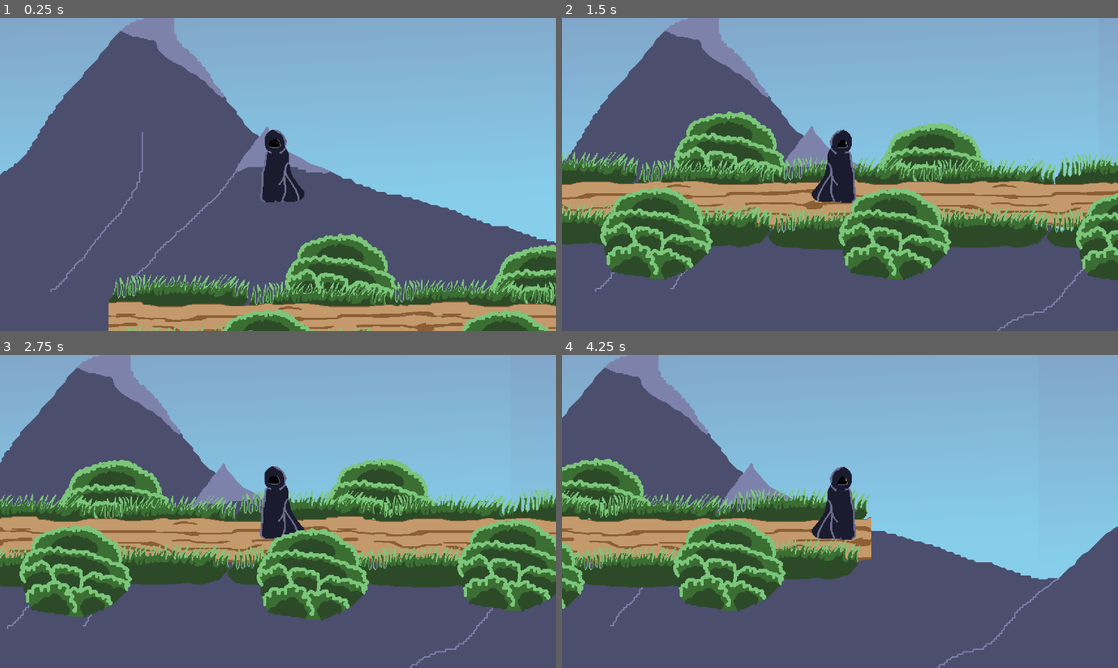
Above: before the commit, frames 1-4 (two rows, left to right).
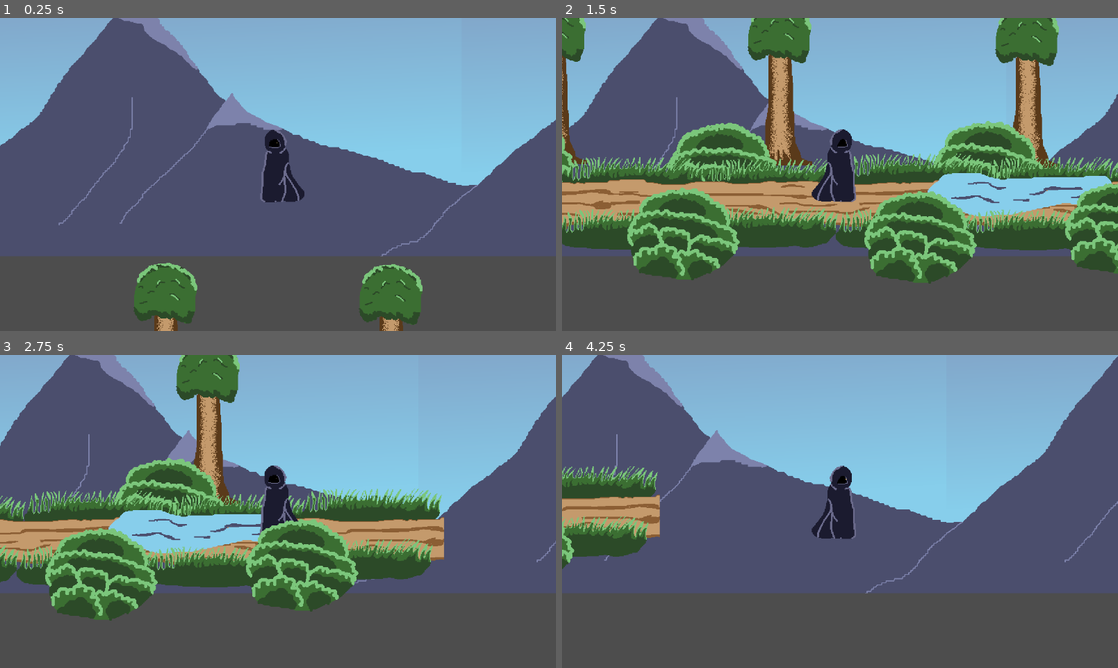
Above: after the commit, the same moments.

Repository: macmist/incremental-game
Game: Godot game, scene res://Scenes/Forest.tscn
Same seed, same stepped clock (60 frames per second), same inputs: the game is played once before the commit and once after it. This scene is started directly instead of the project's main scene.
Inputs (mouse positions are in pixels of both pictures, inside the frame that each line leads up to):
- Up to frame 1 (0.25 s): no input
- Up to frame 2 (1.5 s): tap Enter (ui_accept) at 0.5 s; move the mouse to (962, 158) at 0.52 s; hold Right (move_right) from 0.53 s (still down); tap E (attack, bound only after the commit) at 0.6, 1.35 s; click (962, 158) at 0.67 s; tap Space (jump) at 0.77 s; move the mouse to (728, 190) at 1.27 s
- Up to frame 3 (2.75 s): tap Space (jump) at 1.52 s; move the mouse to (333, 442) at 2.02 s; release Right (move_right) at 2.03 s; hold Left (move_left) from 2.03 s (still down); tap E (attack, bound only after the commit) at 2.1 s
- Up to frame 4 (4.25 s): move the mouse to (812, 574) at 2.77 s; release Left (move_left) at 2.78 s; hold Right (move_right) from 2.78 s (still down); tap E (attack, bound only after the commit) at 2.85, 3.6 s; click (812, 574) at 2.92 s; tap Space (jump) at 3.02, 3.77 s; move the mouse to (1006, 558) at 3.52 s

The runs differ from the first frame. In frame 1, 35% of the frame differs, in the area x 0-100%, y 0-100%; in frame 2, 57%; in frame 3, 57%; in frame 4, 55%.

Commit message:
feat: beginning of attack animation

Diff:
--- a/Components/animation_component.gd
+++ b/Components/animation_component.gd
@@ -6,3 +6,8 @@
 
 func handle_horiziontal_direction(h_direction: float) -> void:
 	anim_tree["parameters/Idle/blend_position"] = Vector2(h_direction, 0)
+	anim_tree["parameters/Attack/blend_position"] = h_direction
+
+
+func handle_attack(is_attacking: bool, stopped_attacking: bool) -> void:
+	anim_tree["parameters/conditions/is_attacking"] = is_attacking
--- a/Scenes/Forest.tscn
+++ b/Scenes/Forest.tscn
@@ -1,7 +1,9 @@
-[gd_scene load_steps=6 format=3 uid="uid://bc2ydvv21y42o"]
+[gd_scene load_steps=8 format=3 uid="uid://bc2ydvv21y42o"]
 
 [ext_resource type="PackedScene" uid="uid://doe7ejy1idhrw" path="res://player.tscn" id="1_7e4re"]
+[ext_resource type="Texture2D" uid="uid://42cvyaxwedl5" path="res://Images/tree_tall.png" id="5_e10a6"]
 [ext_resource type="Texture2D" uid="uid://dg2gsj5ufsa3x" path="res://Images/sky.png" id="5_fvlnb"]
+[ext_resource type="Texture2D" uid="uid://531il458pmca" path="res://Images/water.png" id="6_j0bhc"]
 [ext_resource type="PackedScene" uid="uid://b2ejd8at1k3r3" path="res://Components/path.tscn" id="8_bgp1i"]
 [ext_resource type="Texture2D" uid="uid://lpsaka7wj4hr" path="res://Images/long-grass.png" id="9_ykrtj"]
 [ext_resource type="Texture2D" uid="uid://b4tccnk6nbfij" path="res://Images/Bush.png" id="10_okivm"]
@@ -11,6 +13,7 @@
 [node name="Player" parent="." instance=ExtResource("1_7e4re")]
 
 [node name="Path" type="Marker2D" parent="."]
+position = Vector2(-325, 214)
 
 [node name="Path2" parent="Path" instance=ExtResource("8_bgp1i")]
 position = Vector2(-10, 267)
@@ -26,6 +29,7 @@
 
 [node name="Back" type="Marker2D" parent="."]
 z_index = -2
+position = Vector2(-325, 214)
 
 [node name="Long-grass" type="Sprite2D" parent="Back"]
 position = Vector2(-151, 218)
@@ -76,8 +80,27 @@
 position = Vector2(819, 210)
 texture = ExtResource("10_okivm")
 
+[node name="TreeTall" type="Sprite2D" parent="Back"]
+z_index = -2
+position = Vector2(152, 80)
+scale = Vector2(1, 1)
+texture = ExtResource("5_e10a6")
+
+[node name="TreeTall2" type="Sprite2D" parent="Back"]
+z_index = -2
+position = Vector2(498, 82)
+scale = Vector2(1, 1)
+texture = ExtResource("5_e10a6")
+
+[node name="TreeTall3" type="Sprite2D" parent="Back"]
+z_index = -2
+position = Vector2(878, 86)
+scale = Vector2(1, 1)
+texture = ExtResource("5_e10a6")
+
 [node name="Front" type="Marker2D" parent="."]
 z_index = 2
+position = Vector2(-325, 214)
 
 [node name="Long-grass" type="Sprite2D" parent="Front"]
 position = Vector2(-158, 297)
@@ -128,15 +151,22 @@
 position = Vector2(714, 317)
 texture = ExtResource("10_okivm")
 
+[node name="Water" type="Sprite2D" parent="."]
+position = Vector2(544, 466)
+texture = ExtResource("6_j0bhc")
+
 [node name="ParallaxBackground" type="ParallaxBackground" parent="."]
 follow_viewport_enabled = true
 
 [node name="Parallax2D" type="Parallax2D" parent="ParallaxBackground"]
+scale = Vector2(0.8, 0.8)
 scroll_scale = Vector2(0.1, 0)
+scroll_offset = Vector2(-730, -243)
 repeat_size = Vector2(1000, 0)
 repeat_times = 100
 
 [node name="Sprite2D" type="Sprite2D" parent="ParallaxBackground/Parallax2D"]
+position = Vector2(985, -88.75)
+scale = Vector2(1, 1)
 texture = ExtResource("5_fvlnb")
 centered = false
-offset = Vector2(0, -400)
--- a/Scripts/input_component.gd
+++ b/Scripts/input_component.gd
@@ -12,3 +12,9 @@
 
 func get_jump_input_released() -> bool:
 	return Input.is_action_just_released("jump")
+
+func get_attack_input() -> bool:
+	return Input.is_action_just_pressed("attack")
+
+func get_attack_input_released() -> bool:
+	return Input.is_action_just_released("attack")
--- a/Scripts/player.gd
+++ b/Scripts/player.gd
@@ -13,6 +13,7 @@
 	movement_component.handle_horizontal_movement(self, input_component.input_horizontal)
 	jump_component.handle_jump(self, input_component.get_jump_input(), input_component.get_jump_input_released())
 	animation_component.handle_horiziontal_direction(input_component.input_horizontal)
+	animation_component.handle_attack(input_component.get_attack_input(), input_component.get_attack_input_released())
 	move_and_slide()
 
 #const SPEED = 300.0
--- a/player.tscn
+++ b/player.tscn
@@ -73,6 +73,30 @@
 "transitions": PackedFloat32Array(1),
 "update": 0,
 "values": [Vector2(0, 0)]
+}
+tracks/5/type = "value"
+tracks/5/imported = false
+tracks/5/enabled = true
+tracks/5/path = NodePath("Attack:position")
+tracks/5/interp = 1
+tracks/5/loop_wrap = true
+tracks/5/keys = {
+"times": PackedFloat32Array(0),
+"transitions": PackedFloat32Array(1),
+"update": 0,
+"values": [Vector2(-31, -19)]
+}
+tracks/6/type = "value"
+tracks/6/imported = false
+tracks/6/enabled = true
+tracks/6/path = NodePath("Attack:visible")
+tracks/6/interp = 1
+tracks/6/loop_wrap = true
+tracks/6/keys = {
+"times": PackedFloat32Array(0),
+"transitions": PackedFloat32Array(1),
+"update": 1,
+"values": [true]
 }
 
 [sub_resource type="Animation" id="Animation_q5p4u"]
@@ -139,6 +163,30 @@
 "update": 0,
 "values": [Vector2(7, -13)]
 }
+tracks/5/type = "value"
+tracks/5/imported = false
+tracks/5/enabled = true
+tracks/5/path = NodePath("Attack:position")
+tracks/5/interp = 1
+tracks/5/loop_wrap = true
+tracks/5/keys = {
+"times": PackedFloat32Array(0),
+"transitions": PackedFloat32Array(1),
+"update": 0,
+"values": [Vector2(-31, -19)]
+}
+tracks/6/type = "value"
+tracks/6/imported = false
+tracks/6/enabled = true
+tracks/6/path = NodePath("Attack:visible")
+tracks/6/interp = 1
+tracks/6/loop_wrap = true
+tracks/6/keys = {
+"times": PackedFloat32Array(0),
+"transitions": PackedFloat32Array(1),
+"update": 1,
+"values": [false]
+}
 
 [sub_resource type="Animation" id="Animation_dd73c"]
 resource_name = "idle_right"
@@ -187,18 +235,197 @@
 tracks/3/interp = 1
 tracks/3/loop_wrap = true
 tracks/3/keys = {
-"times": PackedFloat32Array(0),
-"transitions": PackedFloat32Array(1),
-"update": 0,
-"values": [Vector2(-9, -13)]
+"times": PackedFloat32Array(0, 0.2, 0.4, 0.6),
+"transitions": PackedFloat32Array(1, 1, 1, 1),
+"update": 1,
+"values": [Vector2(-9, -13), Vector2(-9, -14), Vector2(-9, -15), Vector2(-9, -14)]
+}
+tracks/4/type = "value"
+tracks/4/imported = false
+tracks/4/enabled = true
+tracks/4/path = NodePath("Attack:visible")
+tracks/4/interp = 1
+tracks/4/loop_wrap = true
+tracks/4/keys = {
+"times": PackedFloat32Array(0),
+"transitions": PackedFloat32Array(1),
+"update": 1,
+"values": [false]
+}
+
+[sub_resource type="Animation" id="Animation_03jw8"]
+resource_name = "attack_left"
+step = 0.2
+tracks/0/type = "value"
+tracks/0/imported = false
+tracks/0/enabled = true
+tracks/0/path = NodePath("Sprite2D:texture")
+tracks/0/interp = 1
+tracks/0/loop_wrap = true
+tracks/0/keys = {
+"times": PackedFloat32Array(0),
+"transitions": PackedFloat32Array(1),
+"update": 1,
+"values": [ExtResource("2_77rlk")]
+}
+tracks/1/type = "value"
+tracks/1/imported = false
+tracks/1/enabled = true
+tracks/1/path = NodePath("Sprite2D:frame")
+tracks/1/interp = 1
+tracks/1/loop_wrap = true
+tracks/1/keys = {
+"times": PackedFloat32Array(0, 0.2, 0.4, 0.6),
+"transitions": PackedFloat32Array(1, 1, 1, 1),
+"update": 1,
+"values": [0, 1, 2, 3]
+}
+tracks/2/type = "value"
+tracks/2/imported = false
+tracks/2/enabled = true
+tracks/2/path = NodePath("Attack:visible")
+tracks/2/interp = 1
+tracks/2/loop_wrap = true
+tracks/2/keys = {
+"times": PackedFloat32Array(0.2, 0.6),
+"transitions": PackedFloat32Array(1, 1),
+"update": 1,
+"values": [true, false]
+}
+tracks/3/type = "value"
+tracks/3/imported = false
+tracks/3/enabled = true
+tracks/3/path = NodePath("Attack:position")
+tracks/3/interp = 1
+tracks/3/loop_wrap = true
+tracks/3/keys = {
+"times": PackedFloat32Array(0.2),
+"transitions": PackedFloat32Array(1),
+"update": 0,
+"values": [Vector2(-31, -19)]
+}
+tracks/4/type = "value"
+tracks/4/imported = false
+tracks/4/enabled = true
+tracks/4/path = NodePath("Sprite2D:position")
+tracks/4/interp = 1
+tracks/4/loop_wrap = true
+tracks/4/keys = {
+"times": PackedFloat32Array(0, 0.6),
+"transitions": PackedFloat32Array(1, 1),
+"update": 0,
+"values": [Vector2(7, -13), Vector2(7, -13)]
+}
+tracks/5/type = "value"
+tracks/5/imported = false
+tracks/5/enabled = true
+tracks/5/path = NodePath("CollisionShape2D:position")
+tracks/5/interp = 1
+tracks/5/loop_wrap = true
+tracks/5/keys = {
+"times": PackedFloat32Array(0),
+"transitions": PackedFloat32Array(1),
+"update": 0,
+"values": [Vector2(0, 0)]
+}
+
+[sub_resource type="Animation" id="Animation_oxicg"]
+resource_name = "attack_right"
+step = 0.2
+tracks/0/type = "value"
+tracks/0/imported = false
+tracks/0/enabled = true
+tracks/0/path = NodePath("Sprite2D:texture")
+tracks/0/interp = 1
+tracks/0/loop_wrap = true
+tracks/0/keys = {
+"times": PackedFloat32Array(0),
+"transitions": PackedFloat32Array(1),
+"update": 1,
+"values": [ExtResource("2_77rlk")]
+}
+tracks/1/type = "value"
+tracks/1/imported = false
+tracks/1/enabled = true
+tracks/1/path = NodePath("Sprite2D:frame")
+tracks/1/interp = 1
+tracks/1/loop_wrap = true
+tracks/1/keys = {
+"times": PackedFloat32Array(0, 0.2, 0.4, 0.6),
+"transitions": PackedFloat32Array(1, 1, 1, 1),
+"update": 1,
+"values": [4, 5, 6, 7]
+}
+tracks/2/type = "value"
+tracks/2/imported = false
+tracks/2/enabled = true
+tracks/2/path = NodePath("CollisionShape2D:position")
+tracks/2/interp = 1
+tracks/2/loop_wrap = true
+tracks/2/keys = {
+"times": PackedFloat32Array(0),
+"transitions": PackedFloat32Array(1),
+"update": 0,
+"values": [Vector2(0, 0)]
+}
+tracks/3/type = "value"
+tracks/3/imported = false
+tracks/3/enabled = true
+tracks/3/path = NodePath("Sprite2D:position")
+tracks/3/interp = 1
+tracks/3/loop_wrap = true
+tracks/3/keys = {
+"times": PackedFloat32Array(0, 0.2, 0.4, 0.6),
+"transitions": PackedFloat32Array(1, 1, 1, 1),
+"update": 1,
+"values": [Vector2(-9, -13), Vector2(-9, -14), Vector2(-9, -15), Vector2(-9, -14)]
+}
+tracks/4/type = "value"
+tracks/4/imported = false
+tracks/4/enabled = true
+tracks/4/path = NodePath("Attack:position")
+tracks/4/interp = 1
+tracks/4/loop_wrap = true
+tracks/4/keys = {
+"times": PackedFloat32Array(0.2),
+"transitions": PackedFloat32Array(1),
+"update": 0,
+"values": [Vector2(32, -19)]
+}
+tracks/5/type = "value"
+tracks/5/imported = false
+tracks/5/enabled = true
+tracks/5/path = NodePath("Attack:visible")
+tracks/5/interp = 1
+tracks/5/loop_wrap = true
+tracks/5/keys = {
+"times": PackedFloat32Array(0, 0.2, 0.6),
+"transitions": PackedFloat32Array(1, 1, 1),
+"update": 1,
+"values": [false, true, false]
 }
 
 [sub_resource type="AnimationLibrary" id="AnimationLibrary_cpr86"]
 _data = {
 "RESET": SubResource("Animation_uxio5"),
+"attack_left": SubResource("Animation_03jw8"),
+"attack_right": SubResource("Animation_oxicg"),
 "idle_left": SubResource("Animation_q5p4u"),
 "idle_right": SubResource("Animation_dd73c")
 }
+
+[sub_resource type="AnimationNodeAnimation" id="AnimationNodeAnimation_jgnth"]
+animation = &"attack_left"
+
+[sub_resource type="AnimationNodeAnimation" id="AnimationNodeAnimation_5iyr7"]
+animation = &"attack_right"
+
+[sub_resource type="AnimationNodeBlendSpace1D" id="AnimationNodeBlendSpace1D_vf4gw"]
+blend_point_0/node = SubResource("AnimationNodeAnimation_jgnth")
+blend_point_0/pos = -1.0
+blend_point_1/node = SubResource("AnimationNodeAnimation_5iyr7")
+blend_point_1/pos = 1.0
+blend_mode = 2
 
 [sub_resource type="AnimationNodeAnimation" id="AnimationNodeAnimation_akxeb"]
 animation = &"idle_left"
@@ -216,11 +443,25 @@
 [sub_resource type="AnimationNodeStateMachineTransition" id="AnimationNodeStateMachineTransition_tfq1p"]
 advance_mode = 2
 
+[sub_resource type="AnimationNodeStateMachineTransition" id="AnimationNodeStateMachineTransition_sc1ft"]
+advance_mode = 2
+advance_condition = &"is_attacking"
+
+[sub_resource type="AnimationNodeStateMachineTransition" id="AnimationNodeStateMachineTransition_ynxes"]
+break_loop_at_end = true
+switch_mode = 2
+advance_mode = 2
+
 [sub_resource type="AnimationNodeStateMachine" id="AnimationNodeStateMachine_ulipf"]
+states/Attack/node = SubResource("AnimationNodeBlendSpace1D_vf4gw")
+states/Attack/position = Vector2(480.225, -35.8251)
 states/Idle/node = SubResource("AnimationNodeBlendSpace2D_ashci")
 states/Idle/position = Vector2(481.85, 101.125)
-transitions = ["Start", "Idle", SubResource("AnimationNodeStateMachineTransition_tfq1p")]
-graph_offset = Vector2(42.3, -65.9175)
+transitions = ["Start", "Idle", SubResource("AnimationNodeStateMachineTransition_tfq1p"), "Idle", "Attack", SubResource("AnimationNodeStateMachineTransition_sc1ft"), "Attack", "Idle", SubResource("AnimationNodeStateMachineTransition_ynxes")]
+graph_offset = Vector2(42.3, -77.5501)
+
+[sub_resource type="RectangleShape2D" id="RectangleShape2D_ycij6"]
+size = Vector2(28, 32)
 
 [node name="Player" type="CharacterBody2D" node_paths=PackedStringArray("gravity_component", "input_component", "movement_component", "jump_component", "animation_component")]
 z_index = 1
@@ -270,4 +511,14 @@
 [node name="AnimationTree" type="AnimationTree" parent="."]
 tree_root = SubResource("AnimationNodeStateMachine_ulipf")
 anim_player = NodePath("../AnimationPlayer")
+parameters/conditions/is_attacking = false
+parameters/Attack/blend_position = -0.993617
 parameters/Idle/blend_position = Vector2(0, 0)
+
+[node name="Attack" type="Node2D" parent="."]
+position = Vector2(-31, -19)
+
+[node name="Area2D" type="Area2D" parent="Attack"]
+
+[node name="CollisionShape2D" type="CollisionShape2D" parent="Attack/Area2D"]
+shape = SubResource("RectangleShape2D_ycij6")
--- a/project.godot
+++ b/project.godot
@@ -53,6 +53,11 @@
 "events": [Object(InputEventKey,"resource_local_to_scene":false,"resource_name":"","device":-1,"window_id":0,"alt_press …(191 unchanged characters)…
 ]
 }
+attack={
+"deadzone": 0.5,
+"events": [Object(InputEventKey,"resource_local_to_scene":false,"resource_name":"","device":-1,"window_id":0,"alt_pressed":false,"shift_pressed":false,"ctrl_pressed":false,"meta_pressed":false,"pressed":false,"keycode":0,"physical_keycode":69,"key_label":0,"unicode":101,"location":0,"echo":false,"script":null)
+]
+}
 
 [rendering]
 
Not shown: 1 places in player.tscn that only renumber resources
Not shown, changed: .DS_Store
